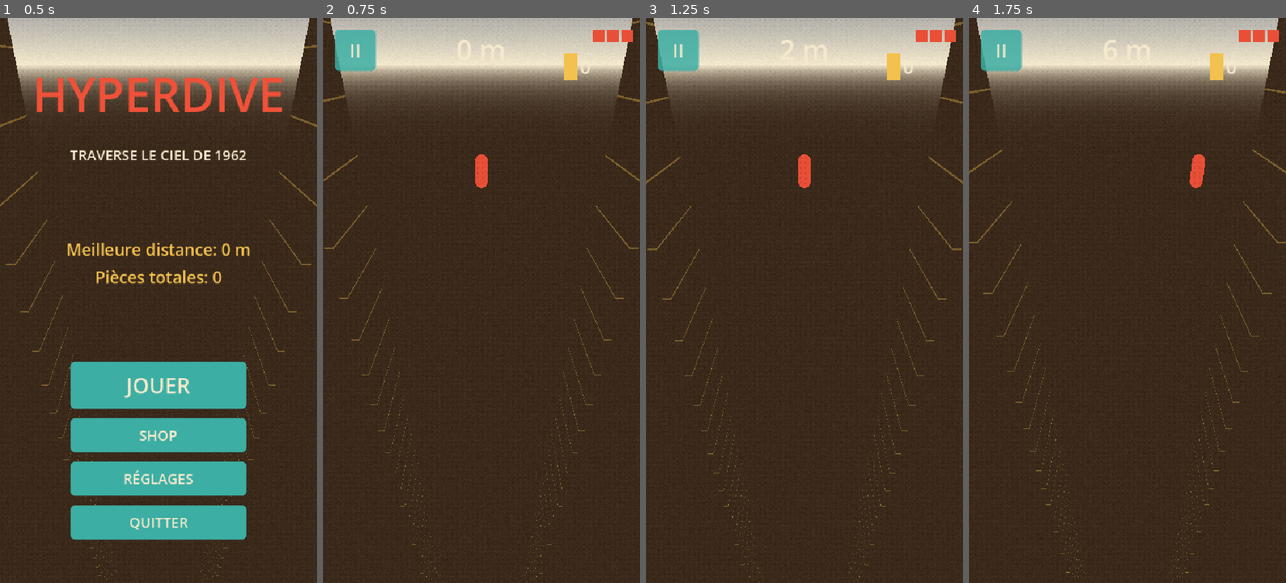
Above: before the commit, frames 1-4 (left to right).
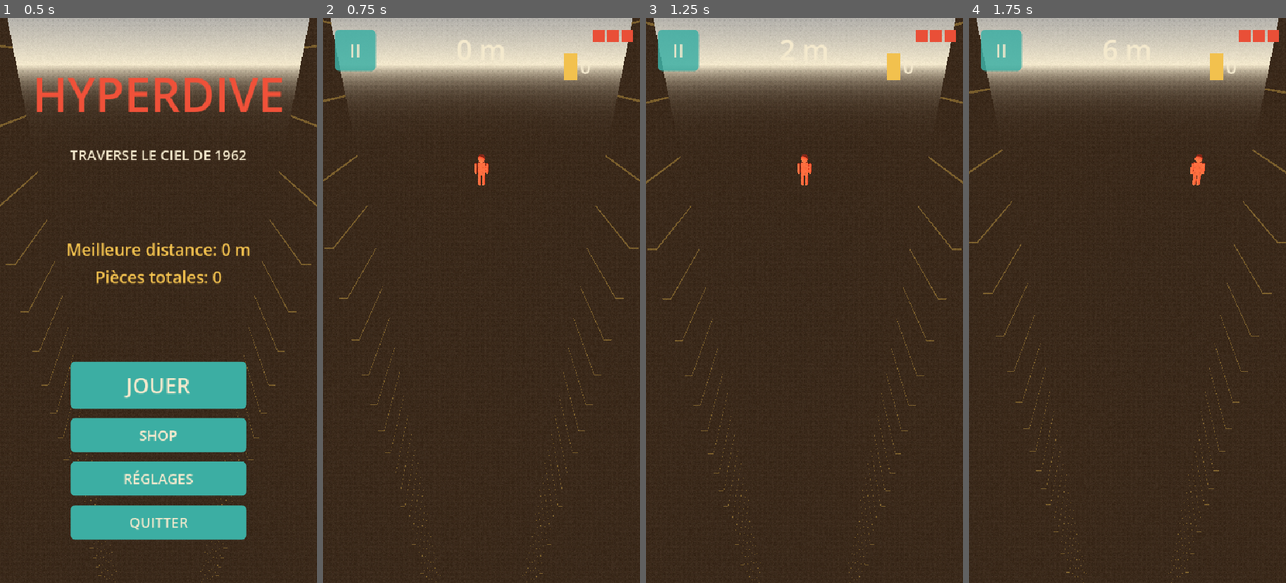
Above: after the commit, the same moments.

Repository: quvntvn/Hyperdive
Game: Godot game, scene res://scenes/ui/main_menu.tscn
The game is run twice, just before and just after one commit, with the same random seed, the same clock (stepped at 60 frames per second) and the same inputs.
Inputs (mouse positions are in pixels of both pictures, inside the frame that each line leads up to):
- Up to frame 1 (0.5 s): no input
- Up to frame 2 (0.75 s): click "JOUER" at 0.5 s
- Up to frame 3 (1.25 s): no input
- Up to frame 4 (1.75 s): tap Enter at 1.25 s; move the mouse to (1197, 272) at 1.27 s; hold D (move_right) from 1.28 s (still down); tap 1 at 1.35 s; click (1197, 272) at 1.42 s

Frame 1 is identical in both runs. In frame 2, 0.2% of the frame differs, in the area x 47-53%, y 24-31%; in frame 3, 0.2%; in frame 4, 0.2%, in the area x 69-75%, y 24-31%.
Error after the commit: Invalid assignment of property or key 'material_override' with value of type 'StandardMaterial3D' on a base object of type 'null instance'. (res://scripts/play…

Commit message:
art(player): personnage humanoïde en primitives (tête, buste, 2 bras, 2 jambes)
Co-Authored-By: Claude Sonnet 4.6 <noreply@anthropic.com>

Diff:
--- a/hyperdive/scenes/player/player.tscn
+++ b/hyperdive/scenes/player/player.tscn
@@ -1,15 +1,24 @@
-[gd_scene load_steps=5 format=3]
+[gd_scene load_steps=8 format=3]
 
 [ext_resource type="Script" path="res://scripts/player/player.gd" id="PlayerScript"]
 
-[sub_resource type="StandardMaterial3D" id="StandardMaterial3D_1"]
-shading_mode = 1
+[sub_resource type="StandardMaterial3D" id="BodyMaterial"]
 albedo_color = Color(0.914, 0.310, 0.216, 1)
 
-[sub_resource type="CapsuleMesh" id="CapsuleMesh_1"]
-material = SubResource("StandardMaterial3D_1")
-radius = 0.22
-height = 1.1
+[sub_resource type="BoxMesh" id="TorsoMesh"]
+size = Vector3(0.26, 0.40, 0.16)
+
+[sub_resource type="SphereMesh" id="HeadMesh"]
+radius = 0.13
+height = 0.26
+
+[sub_resource type="CapsuleMesh" id="ArmMesh"]
+radius = 0.05
+height = 0.36
+
+[sub_resource type="CapsuleMesh" id="LegMesh"]
+radius = 0.06
+height = 0.40
 
 [sub_resource type="CapsuleShape3D" id="CapsuleShape3D_1"]
 radius = 0.22
@@ -26,8 +35,37 @@
 axis_lock_angular_z = true
 script = ExtResource("PlayerScript")
 
-[node name="MeshInstance3D" type="MeshInstance3D" parent="."]
-mesh = SubResource("CapsuleMesh_1")
+[node name="Character" type="Node3D" parent="."]
+
+[node name="Torso" type="MeshInstance3D" parent="Character"]
+transform = Transform3D(1, 0, 0, 0, 1, 0, 0, 0, 1, 0, 0.1, 0)
+mesh = SubResource("TorsoMesh")
+material_override = SubResource("BodyMaterial")
+
+[node name="Head" type="MeshInstance3D" parent="Character"]
+transform = Transform3D(1, 0, 0, 0, 1, 0, 0, 0, 1, 0, 0.42, 0)
+mesh = SubResource("HeadMesh")
+material_override = SubResource("BodyMaterial")
+
+[node name="ArmLeft" type="MeshInstance3D" parent="Character"]
+transform = Transform3D(1, 0, 0, 0, 1, 0, 0, 0, 1, -0.19, 0.1, 0)
+mesh = SubResource("ArmMesh")
+material_override = SubResource("BodyMaterial")
+
+[node name="ArmRight" type="MeshInstance3D" parent="Character"]
+transform = Transform3D(1, 0, 0, 0, 1, 0, 0, 0, 1, 0.19, 0.1, 0)
+mesh = SubResource("ArmMesh")
+material_override = SubResource("BodyMaterial")
+
+[node name="LegLeft" type="MeshInstance3D" parent="Character"]
+transform = Transform3D(1, 0, 0, 0, 1, 0, 0, 0, 1, -0.07, -0.28, 0)
+mesh = SubResource("LegMesh")
+material_override = SubResource("BodyMaterial")
+
+[node name="LegRight" type="MeshInstance3D" parent="Character"]
+transform = Transform3D(1, 0, 0, 0, 1, 0, 0, 0, 1, 0.07, -0.28, 0)
+mesh = SubResource("LegMesh")
+material_override = SubResource("BodyMaterial")
 
 [node name="CollisionShape3D" type="CollisionShape3D" parent="."]
 shape = SubResource("CapsuleShape3D_1")
